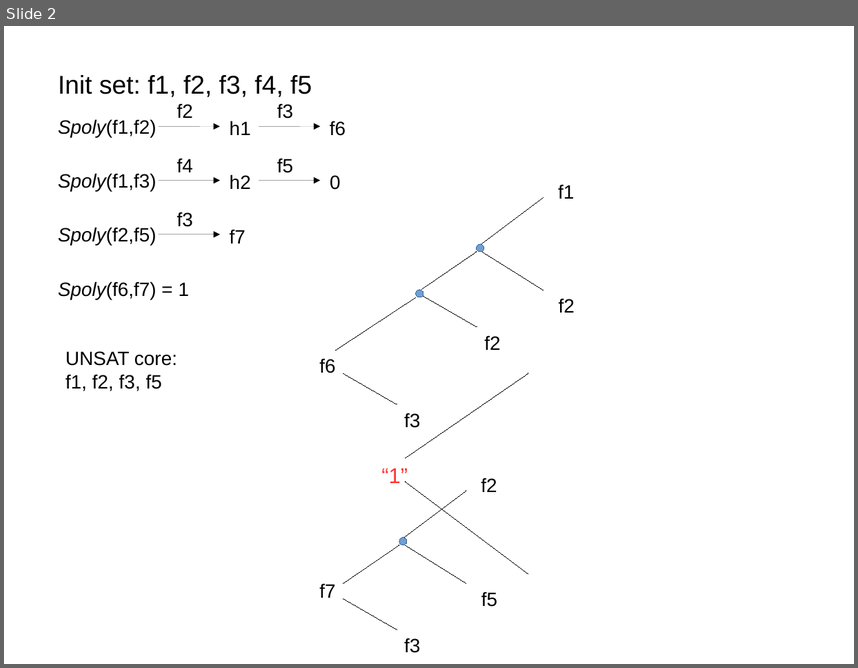
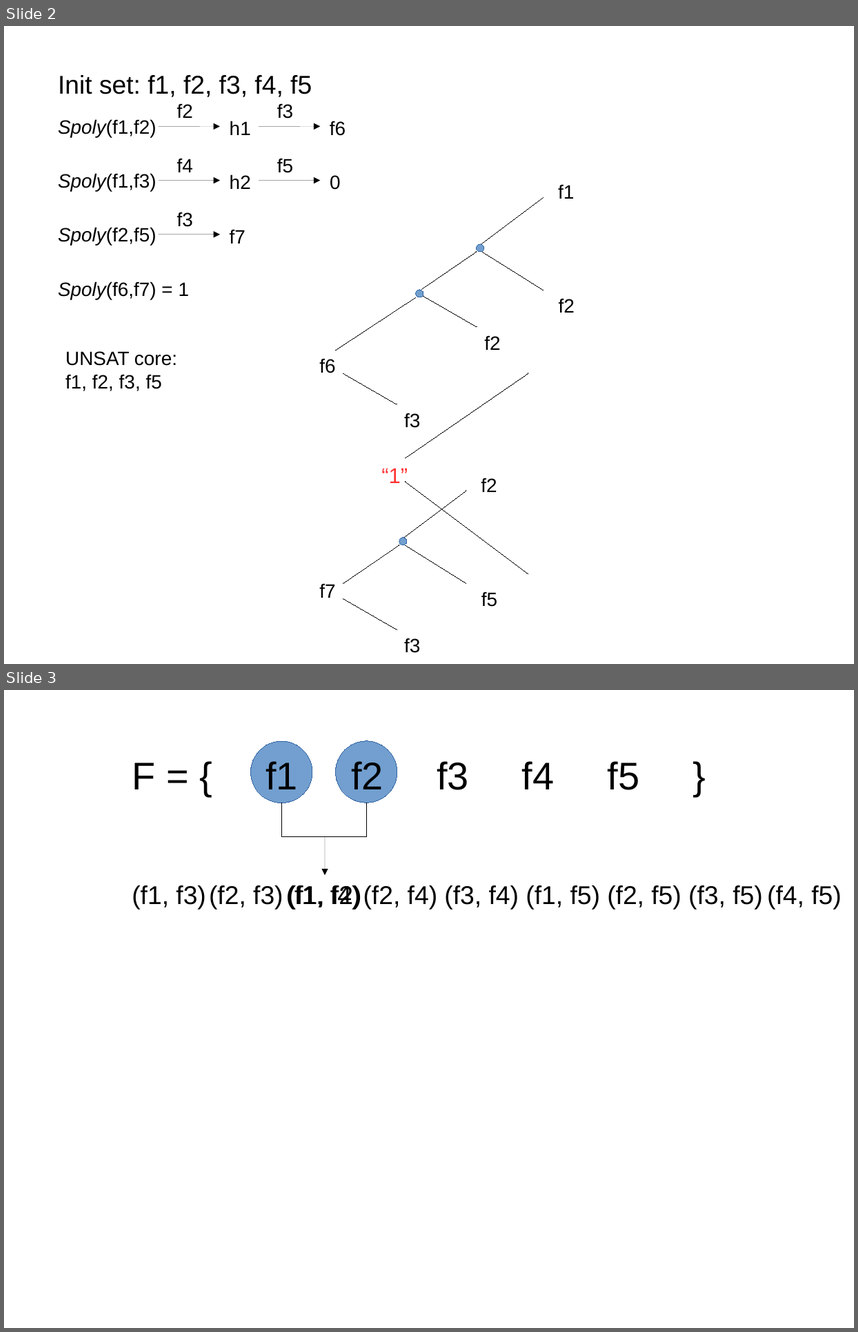
Before and after one commit to jasonsub/experiment, a slide deck: dissertation/slides/anime_defense.odp. Shown one above the other, each under a label of ours: slide 2 before the commit, slides 2 and 3 after it. The pictures are 858x668 and 858x1332 pixels, drawn with LibreOffice and Linux fonts; fonts in the diff are those of the drawing. Boxes give left, top, right and bottom in pixels: in the first picture for what was removed or moved away, otherwise in the second. Text is boxed around its words. In the diff, an @@ line names an element or a change of style, - is before the commit and + after.

Commit message:
dissertation: defense slides v2

```diff
--- a/dissertation/slides/anime_defense.odp
+++ b/dissertation/slides/anime_defense.odp
@@ slide 3 added at [4,690,854,1328], background #FFFFFF @@
@@ ellipse added at [251,741,312,802], fill #729FCF, outline #3465A4 0 pt @@
@@ ellipse added at [336,741,397,802], fill #729FCF, outline #3465A4 0 pt @@
@@ text added at [132,761,640,790], 36 pt, text #000000 @@
+F = { f1 f2 f3 f4 f5 }
@@ text added at [266,761,383,789], 24 pt, text #000000 @@
+(f1, f2)
@@ line added from (281, 802) to (281, 836), #000000 0 pt @@
@@ line added from (366, 802) to (366, 836), #000000 0 pt @@
@@ line added from (281, 836) to (366, 836), #000000 0 pt @@
@@ arrow added from (325, 836) to (325, 875), #000000 0 pt @@
@@ text added at [132,885,205,909], 24 pt, text #000000 @@
+(f1, f3)
@@ text added at [209,885,283,909], 24 pt, text #000000 @@
+(f2, f3)
@@ text added at [286,885,360,909], 24 pt, text #000000 @@
+(f1, f4)
@@ text added at [363,885,762,909], 24 pt, text #000000 @@
+(f2, f4) (f3, f4) (f1, f5) (f2, f5) (f3, f5)
@@ text added at [767,885,841,909], 24 pt, text #000000 @@
+(f4, f5)
```
Also in this commit, not shown: 7 other files.
